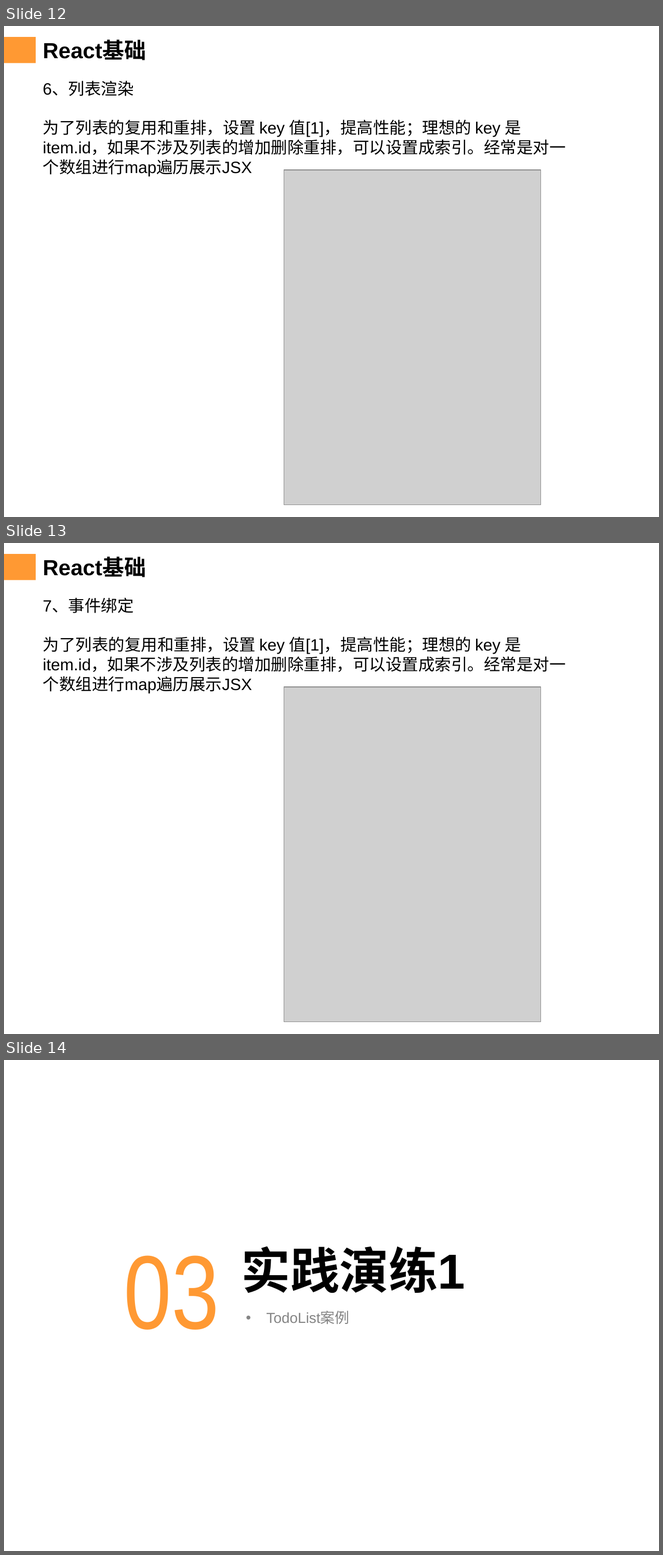
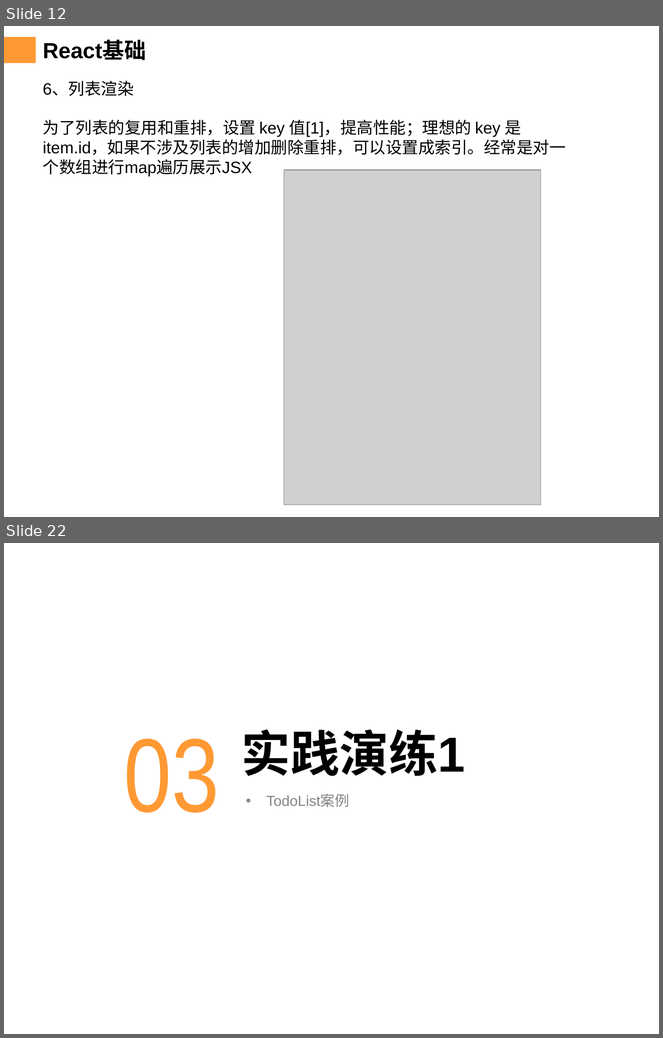
Before and after one commit to chenqiuli/JY_Peixun_1, a slide deck: PPT内容.pptx. Shown one above the other, each under a label of ours: slides 12, 13 and 14 before the commit, slides 12 and 22 after it; the slides between them are not shown. The pictures are 663x1555 and 663x1038 pixels, drawn with LibreOffice and Linux fonts; fonts in the diff are those of the drawing; grey boxes stand for pictures; background and template pictures are left out. Boxes give left, top, right and bottom in pixels: in the first picture for what was removed or moved away, otherwise in the second. Text is boxed around its words. In the diff, an @@ line names an element or a change of style, - is before the commit and + after.

```diff
--- a/PPT内容.pptx
+++ b/PPT内容.pptx
@@ slide 13 removed at [4,543,659,1034], background #FFFFFF; not listed: 2 template elements that a slide beside it also shows @@
@@ title removed at [43,558,146,577] @@
-React基础
@@ text removed at [43,599,566,694] @@
-7、事件绑定
-为了列表的复用和重排，设置 key 值[1]，提高性能；理想的 key 是 item.id，如果不涉及列表的增加删除重排，可以设置成索引。经常是对一个数组进行map遍历展示JSX
@@ picture removed at [284,687,541,1022] @@
@@ what was slide 14 is now slide 22 @@
```
Also in this commit, not shown: 3 slides changed, 16 slides added, 20 other files.
